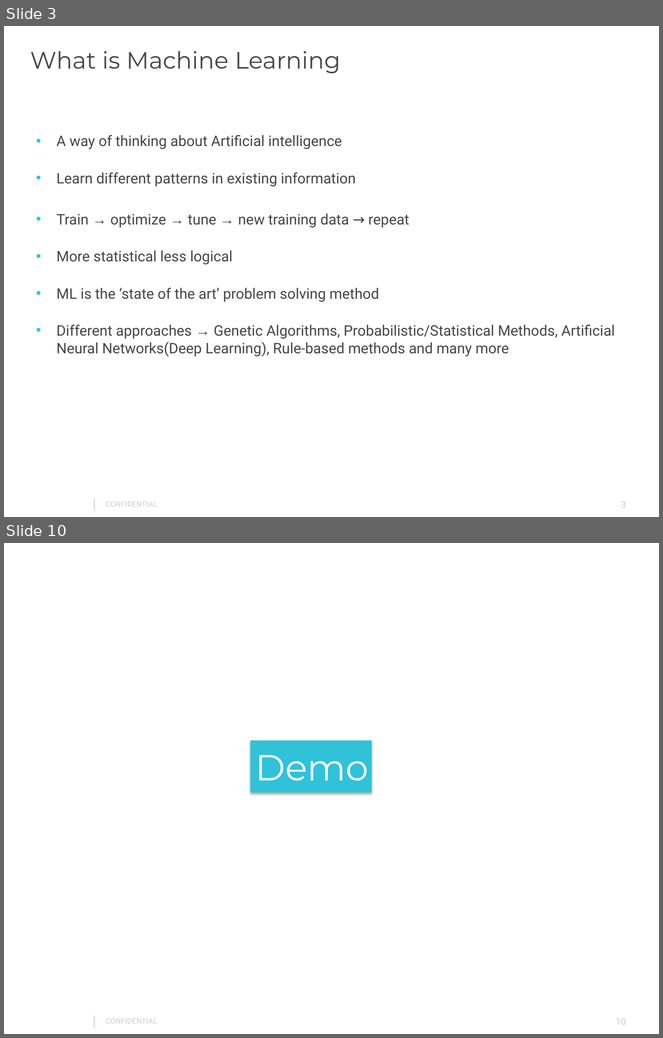
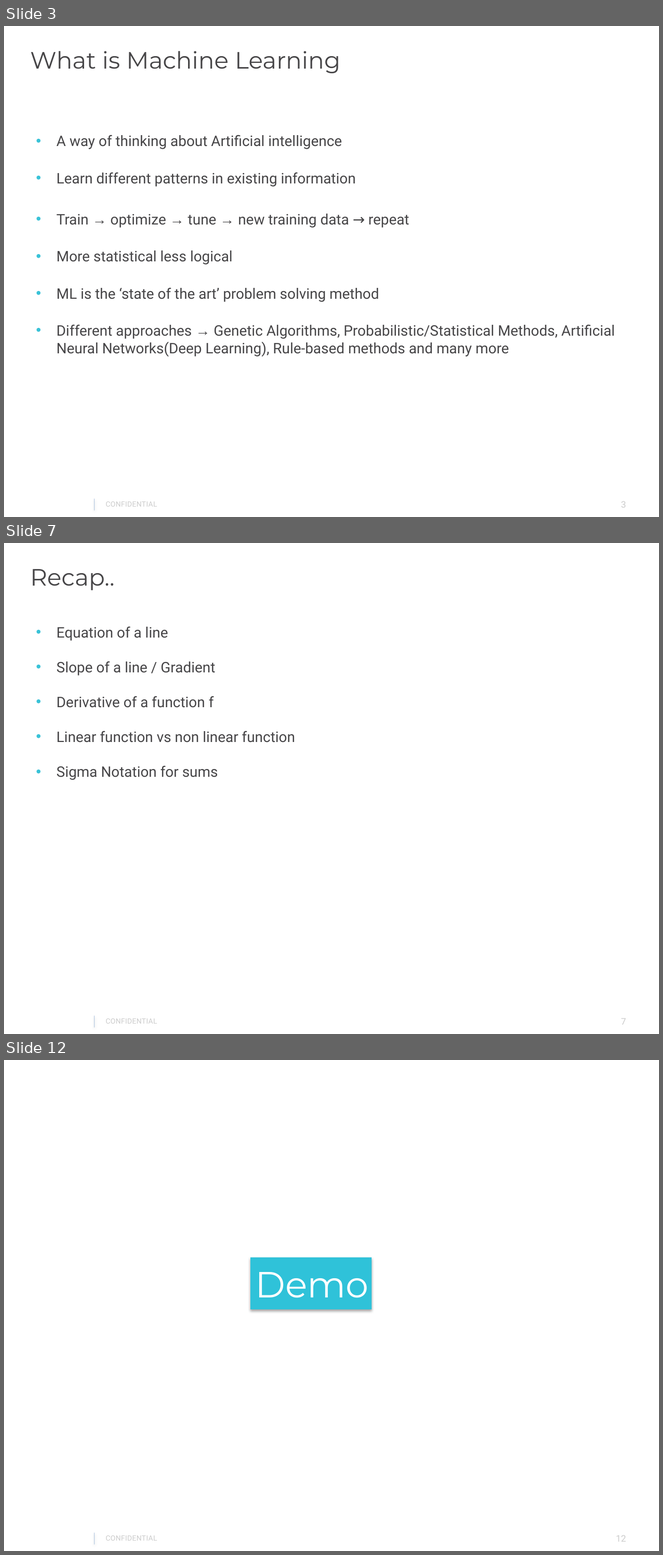
Before and after one commit to gautam0707/TechTalk1_Epam, a slide deck: TechTalk1.pptx. Shown one above the other, each under a label of ours: slides 3 and 10 before the commit, slides 3, 7 and 12 after it; the slides between them are not shown. The pictures are 663x1038 and 663x1555 pixels, drawn with LibreOffice and Linux fonts; fonts in the diff are those of the drawing; background and template pictures are left out. Boxes give left, top, right and bottom in pixels: in the first picture for what was removed or moved away, otherwise in the second. Text is boxed around its words. In the diff, an @@ line names an element or a change of style, - is before the commit and + after.

```diff
--- a/TechTalk1.pptx
+++ b/TechTalk1.pptx
@@ slide 7 added at (4,543,659,1034), background #FFFFFF; not listed: 3 template elements that a slide beside it also shows @@
@@ text added at (30,569,114,590), 26 pt, text #464547 @@
+Recap..
@@ text added at (57,626,295,780), 16 pt, text #464547 @@
+• Equation of a line
+• Slope of a line / Gradient
+• Derivative of a function f
+• Linear function vs non linear function
+• Sigma Notation for sums
@@ what was slide 10 is now slide 12 @@
@@ page number at (616,1536,626,1542): text changed @@
-10
+12
```
Also in this commit, not shown: 5 slides changed, 1 other slide added, 1 other file.
